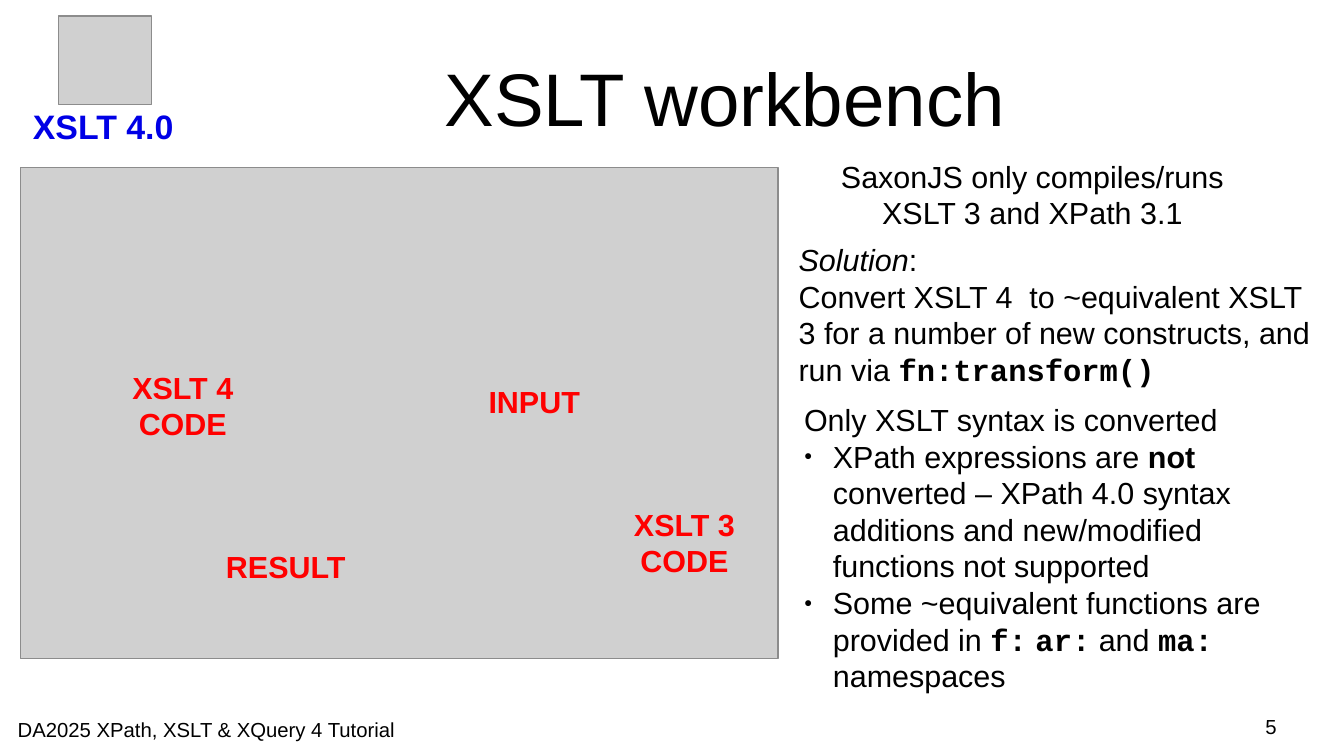
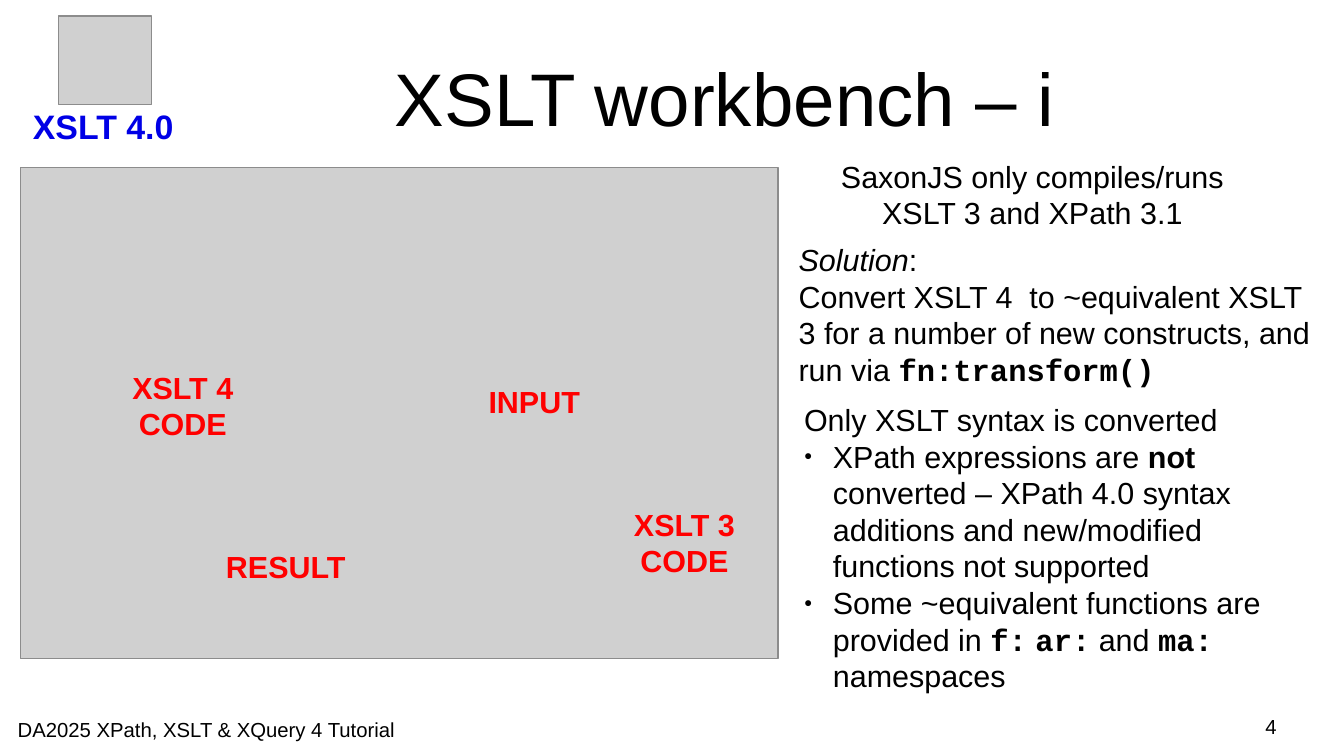
Before and after one commit to johnlumley/johnlumley.github.io, a slide deck: slide 4 of DA2025/slides/QT4-XSLT.odp (slide 5 before the commit). Drawn at 1344x756 pixels with LibreOffice and Linux fonts; fonts in the diff are those of the drawing; grey boxes stand for pictures; background and template pictures are left out. Boxes give left, top, right and bottom in pixels: in the first picture for what was removed or moved away, otherwise in the second. Text is boxed around its words. In the diff, an @@ line names an element or a change of style, - is before the commit and + after.

```diff
--- a/DA2025/slides/QT4-XSLT.odp
+++ b/DA2025/slides/QT4-XSLT.odp
@@ title at (395, 72, 1055, 127): text changed @@
-XSLT workbench
+XSLT workbench – i
@@ page number at (1265, 720, 1276, 734): text changed @@
-5
+4
```
Also in this commit, not shown: 14 other slides changed, 3 slides added, 4 other files.
